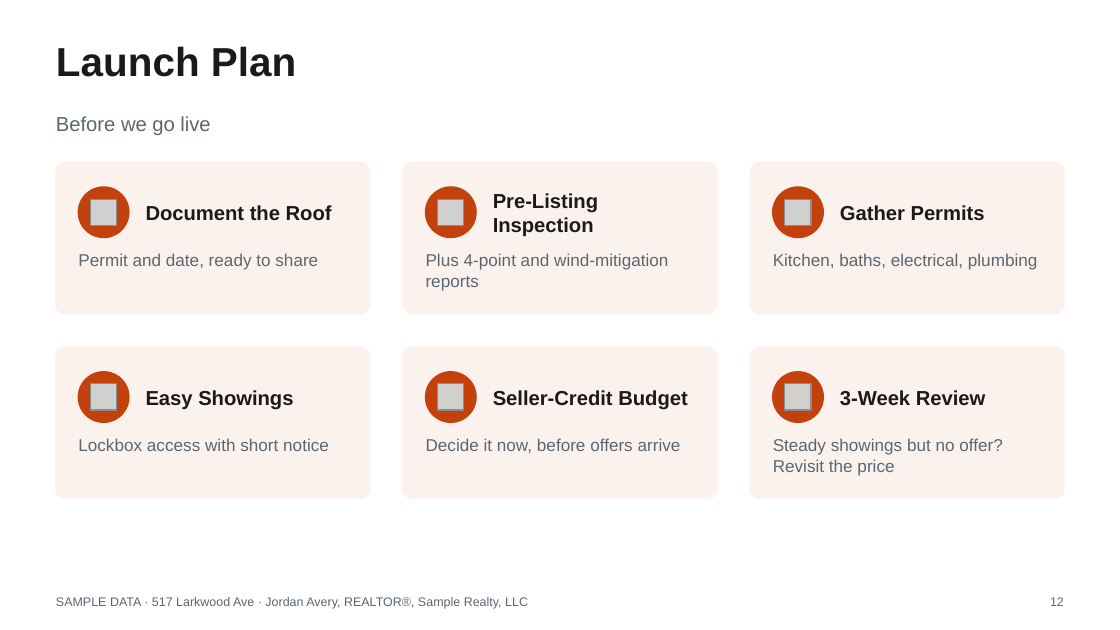
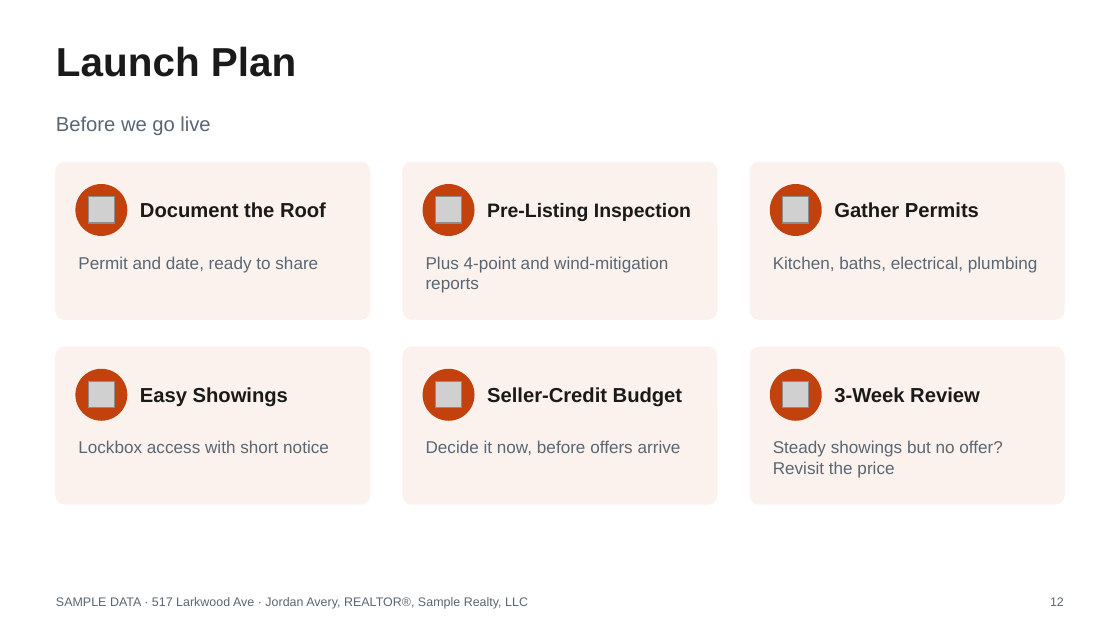
Before and after one commit to axelrivera/real-estate-skills, a slide deck: slide 12 of samples/seller-cma/517-Larkwood-Ave-Listing-Presentation.pptx. Drawn at 1120x630 pixels with LibreOffice and Linux fonts; fonts in the diff are those of the drawing; grey boxes stand for pictures. Boxes give left, top, right and bottom in pixels: in the first picture for what was removed or moved away, otherwise in the second. Text is boxed around its words. In the diff, an @@ line names an element or a change of style, - is before the commit and + after.

```diff
--- a/samples/seller-cma/517-Larkwood-Ave-Listing-Presentation.pptx
+++ b/samples/seller-cma/517-Larkwood-Ave-Listing-Presentation.pptx
@@ rounded rectangle: place and size @@
-rounded rectangle at (56, 162, 370, 314)
+rounded rectangle at (56, 162, 370, 319)
@@ rounded rectangle: place and size @@
-rounded rectangle at (403, 162, 717, 314)
+rounded rectangle at (403, 162, 717, 319)
@@ rounded rectangle: place and size @@
-rounded rectangle at (750, 162, 1064, 314)
+rounded rectangle at (750, 162, 1064, 319)
@@ text "Document the Roof": place and size @@
-text "Document the Roof" at (146, 205, 332, 221)
+text "Document the Roof" at (140, 202, 326, 218)
@@ text "Pre-Listing Inspection" at (487, 203, 691, 221): size 13 to 12.5 pt @@
@@ text "Gather Permits": place and size @@
-text "Gather Permits" at (840, 205, 985, 221)
+text "Gather Permits" at (834, 202, 979, 217)
@@ rounded rectangle: place and size @@
-rounded rectangle at (56, 347, 370, 498)
+rounded rectangle at (56, 347, 370, 504)
@@ rounded rectangle: place and size @@
-rounded rectangle at (403, 347, 717, 498)
+rounded rectangle at (403, 347, 717, 504)
@@ proportions changed in 6 elements at (56, 162, 370, 319), (403, 162, 717, 319), (750, 162, 1064, 319), (56, 347, 370, 504), (403, 347, 717, 504), (750, 347, 1064, 504) @@
@@ rounded rectangle: place and size @@
-rounded rectangle at (750, 347, 1064, 498)
+rounded rectangle at (750, 347, 1064, 504)
@@ text "Easy Showings": place and size @@
-text "Easy Showings" at (146, 390, 293, 410)
+text "Easy Showings" at (140, 387, 288, 407)
@@ text "Seller-Credit Budget": place and size @@
-text "Seller-Credit Budget" at (493, 390, 687, 410)
+text "Seller-Credit Budget" at (487, 387, 682, 407)
@@ text "3-Week Review": place and size @@
-text "3-Week Review" at (840, 390, 986, 406)
+text "3-Week Review" at (834, 387, 980, 403)
```
Also in this commit, not shown: 14 other slides changed, 35 other files.
